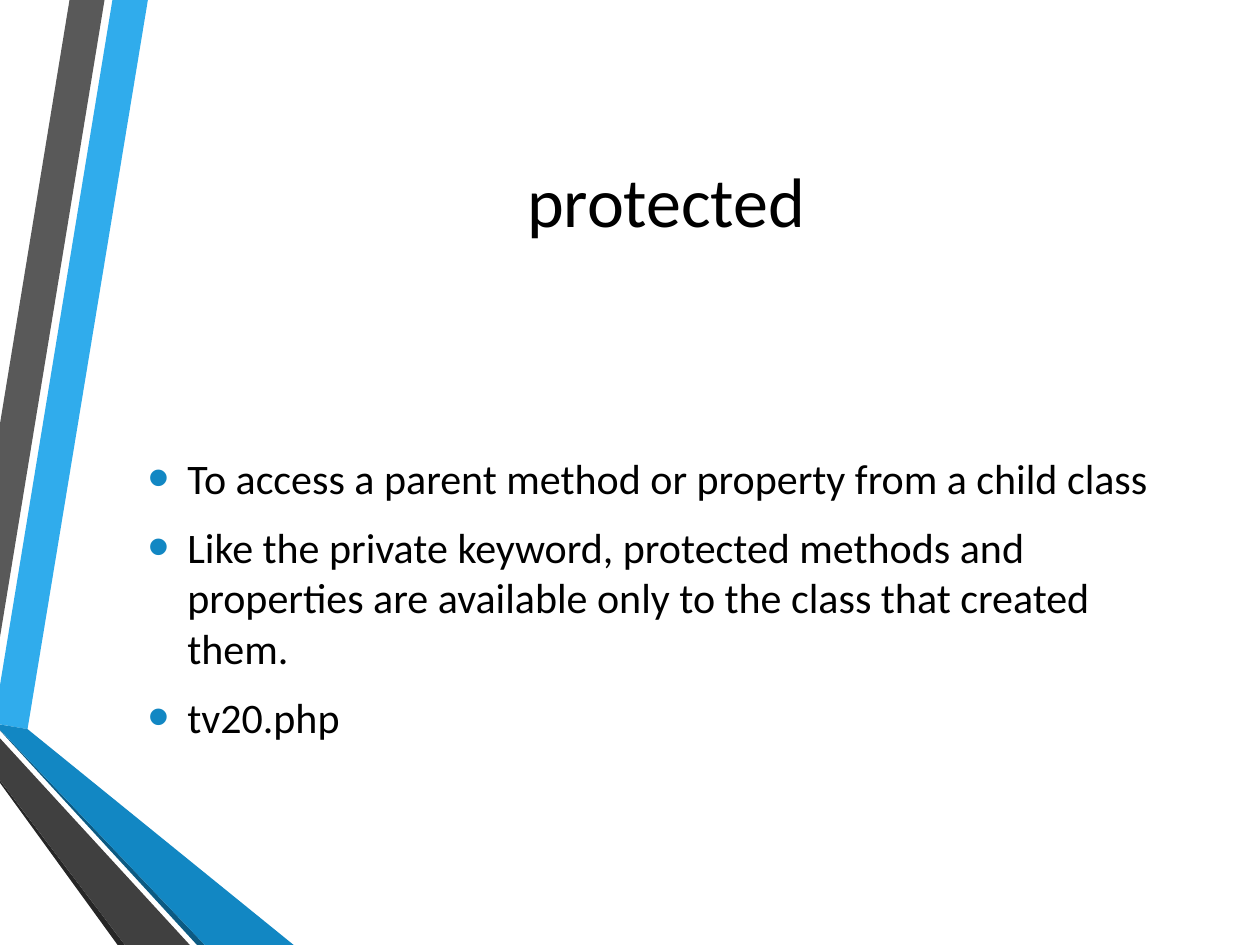
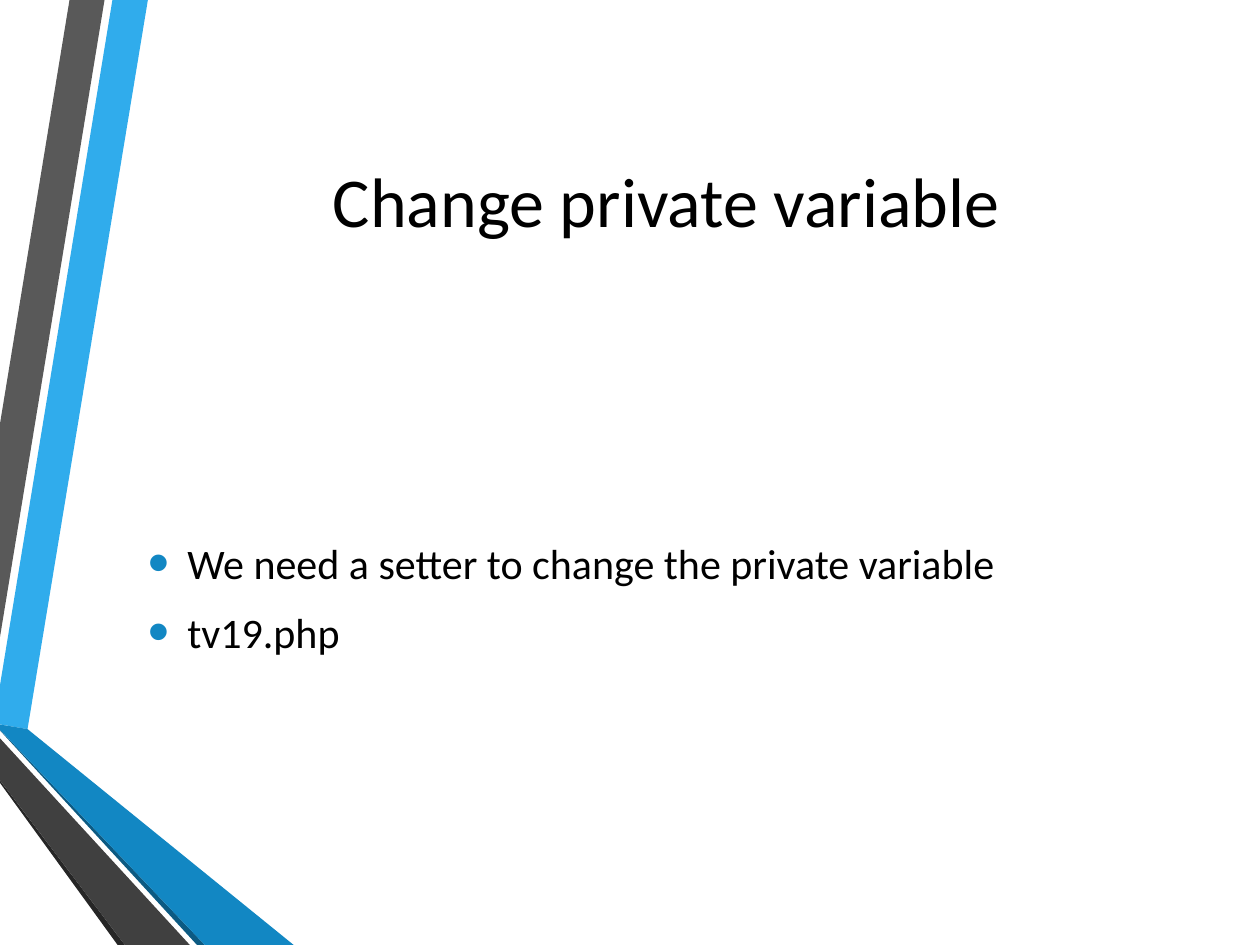
Before and after one commit to hatted/fevaworks-php, a slide deck: slide 25 of php-fw7/lesson7a-tv.pptx. Drawn at 1260x945 pixels with LibreOffice and Linux fonts; fonts in the diff are those of the drawing; background and template pictures are left out. Boxes give left, top, right and bottom in pixels: in the first picture for what was removed or moved away, otherwise in the second. Text is boxed around its words. In the diff, an @@ line names an element or a change of style, - is before the commit and + after.

```diff
--- a/php-fw7/lesson7a-tv.pptx
+++ b/php-fw7/lesson7a-tv.pptx
@@ title at (333, 178, 999, 239): text changed @@
-protected
+Change private variable
@@ text at (187, 549, 994, 655): text changed @@
-• To access a parent method or property from a child class
-• Like the private keyword, protected methods and properties are available only to the class that created them.
-• tv20.php
+• We need a setter to change the private variable
+• tv19.php
```
Also in this commit, not shown: 1 other slide changed, 1 slide added, 55 other files.
